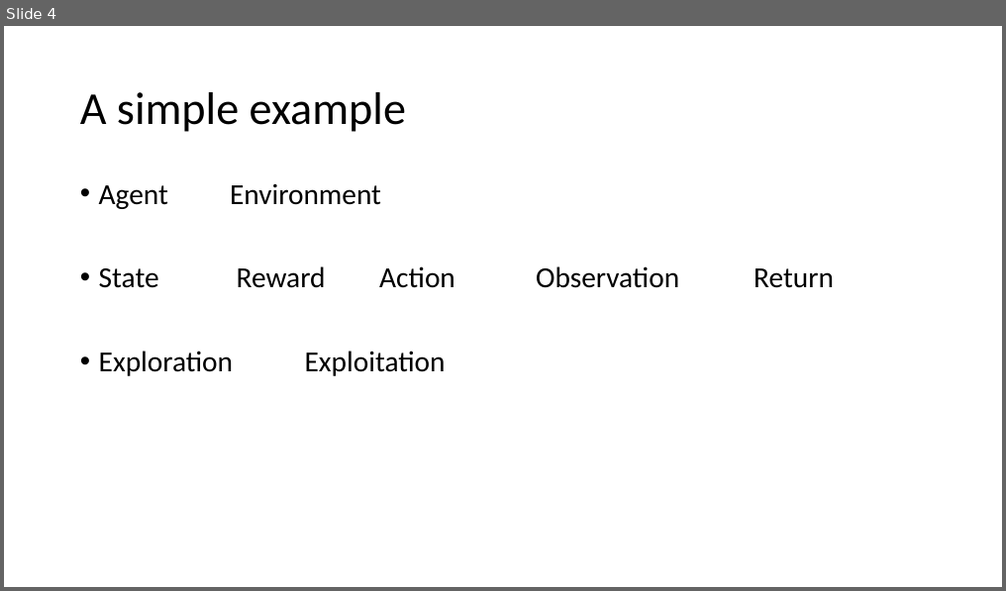
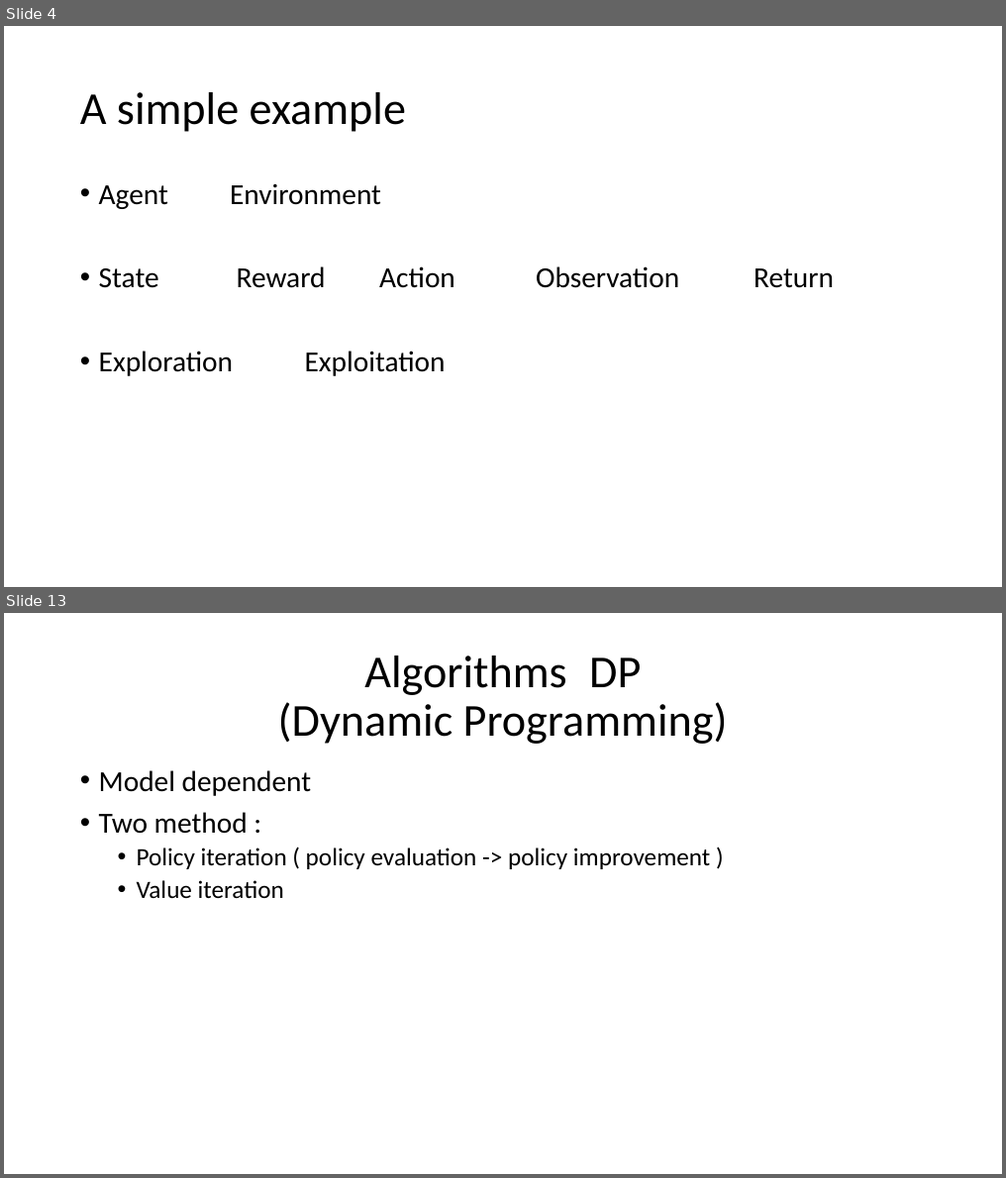
Before and after one commit to xfdywy/RL, a slide deck: FirstSeminar/firstseminar.pptx. Shown one above the other, each under a label of ours: slide 4 before the commit, slides 4 and 13 after it; the slides between them are not shown. The pictures are 1006x591 and 1006x1178 pixels, drawn with LibreOffice and Linux fonts; fonts in the diff are those of the drawing. Boxes give left, top, right and bottom in pixels: in the first picture for what was removed or moved away, otherwise in the second. Text is boxed around its words. In the diff, an @@ line names an element or a change of style, - is before the commit and + after.

```diff
--- a/FirstSeminar/firstseminar.pptx
+++ b/FirstSeminar/firstseminar.pptx
@@ slide 13 added at (4,613,1002,1174), background #FFFFFF @@
@@ title added at (278,656,728,744), 44 pt, text #000000 @@
+Algorithms DP
+(Dynamic Programming)
@@ text added at (99,770,710,898), 24 pt, text #000000 @@
+• Model dependent
+• Two method :
+  • Policy iteration ( policy evaluation -> policy improvement )
+  • Value iteration
```
Also in this commit, not shown: 1 slide changed, 15 other slides added, 2 slides removed, 1 other file.
